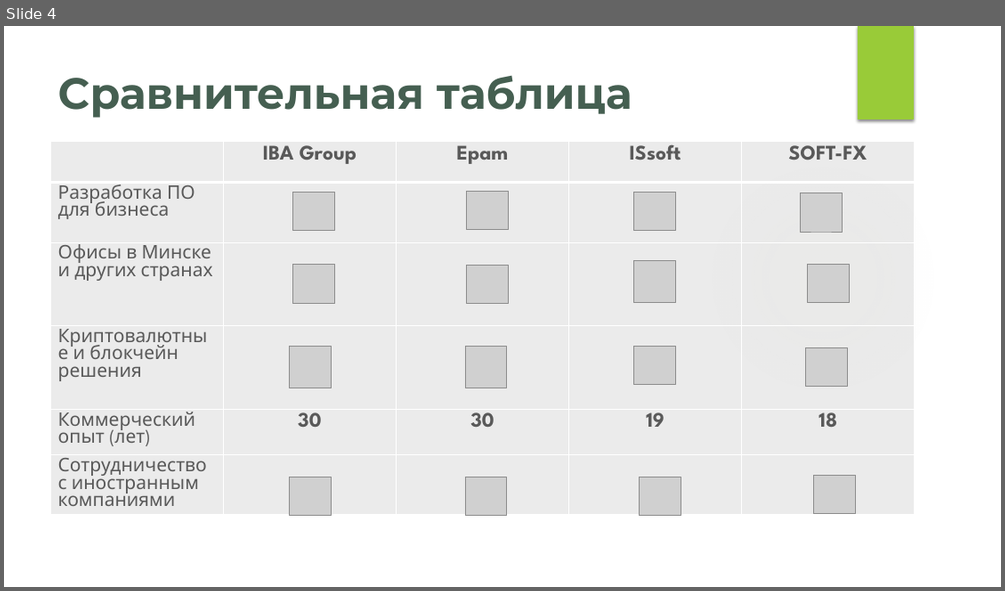
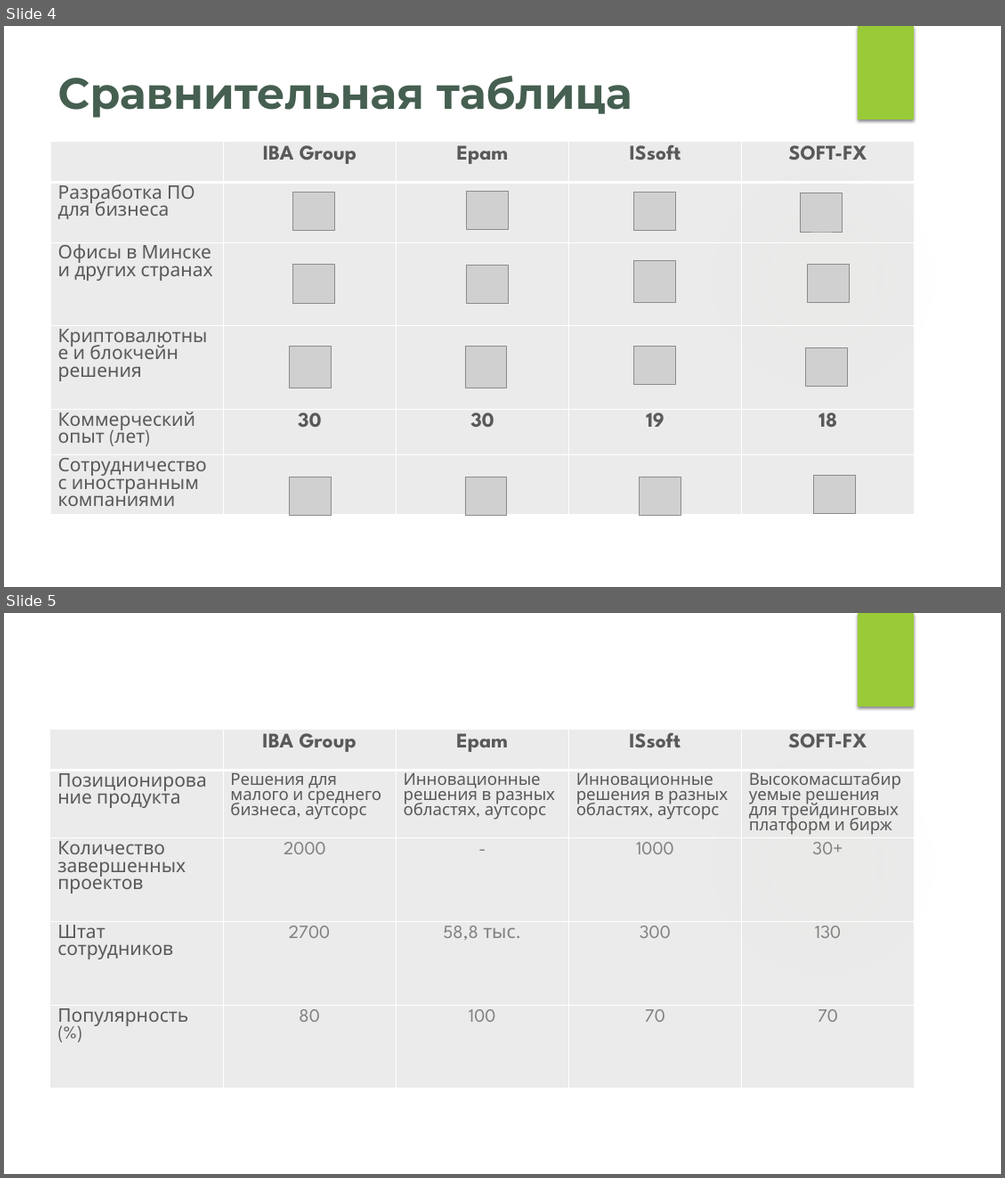
Before and after one commit to kharbacheuski/BSUIR_LABS, a slide deck: 5_term/МППиУ/SOFT_FX_PRES_2.pptx. Shown one above the other, each under a label of ours: slide 4 before the commit, slides 4 and 5 after it. The pictures are 1005x591 and 1005x1178 pixels, drawn with LibreOffice and Linux fonts; fonts in the diff are those of the drawing; grey boxes stand for pictures; background and template pictures are left out. Boxes give left, top, right and bottom in pixels: in the first picture for what was removed or moved away, otherwise in the second. Text is boxed around its words. In the diff, an @@ line names an element or a change of style, - is before the commit and + after.

```diff
--- a/5_term/МППиУ/SOFT_FX_PRES_2.pptx
+++ b/5_term/МППиУ/SOFT_FX_PRES_2.pptx
@@ slide 5 added at [4,613,1001,1174], background #FFFFFF; not listed: 2 template elements that a slide beside it also shows @@
@@ table added at [50,730,914,1107], 5 rows, 5 columns @@
+ | IBA Group | Epam | ISsoft | SOFT-FX
+Позиционирование продукта | Решения для малого и среднего бизнеса, аутсорс | Инновационные решения в разных областях, аутсорс | Инновационные решения в разных областях, аутсорс | Высокомасштабируемые решения для трейдинговых платформ и бирж
+Количество / завершенных / проектов | 2000 | - | 1000 | 30+
+Штат сотрудников | 2700 | 58,8 тыс. | 300 | 130
+Популярность (%) | 80 | 100 | 70 | 70
```
Also in this commit, not shown: 3 slides changed, 2 other slides added, 1 slide removed, 4 other files.
